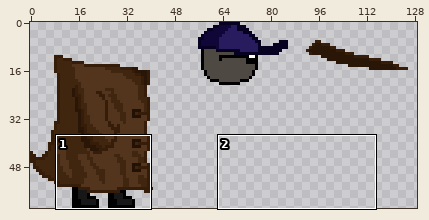
Sprite sheet -- Assets/Sprites/MC sprites.png. The picture above shows the old version from afar; the outline marks the close-up.
Close-up. Old version:
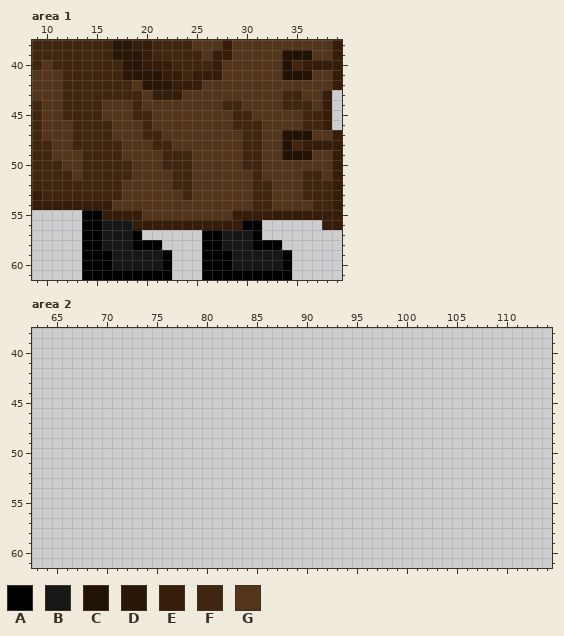
The file is 129x62 pixels. Shown: area 1: x 9..39, y 38..61; area 2: x 63..114, y 38..61.
Palette (. is transparent): A #000000  B #171717  C #221205  D #291606  E #351d0a  F #40250f  G #53341c
Pixels before, area 1, first column x 9:
38 FFFFFFFFDDEEFFFFGGGEGGGGGGGGGGE
39 FFFFFFFFDDDEFFFFFGEEGGGGGCCCGGE
40 FGFFFFFFFDDEEEFFFFEGGGGGGCFEEEE
41 GGGFFFFFFDDDDEEFEEEGGGGGGCCCGGE
42 GGGFFFFFFFGDDDEEEGGGGGGGGGGGGGE
43 GGGFFFFFFFFGEEEGGGGGGGGGGFFGGE.
44 FGGFFFFGGGFGGGGGGGGFFGGGGFFFGE.
45 FGGFFFFGGGFFGGGGGGGGFFGGGGGFFE.
46 FGGGFFFFGGGFGGGGGGGGFFFGGGGFFE.
47 FGGGFFFFGGGFFGGGGGGGGFFGGCCCGGE
48 FFGGFFFFFGGGFFGGGGGGGFFGGCFEEEE
49 FFGGGFFFFGGGGFFFGGGGGFFGGCCCGGE
50 FFFGGFFFFFGGGFFFGGGGGFFGGGGGGGE
51 FFFFGFFFFFGGGGFFGGGGGGFGGGGFFGE
52 FFFFFFFFFGGGGGFFGGGGGGFFGGGFFFE
53 EFFFFFFFFGGGGGGFGGGGGGFFGGGFFFE
54 EEEEEEEEGGGGGGGGGGGGGGFFGGGGFFE
55 .....AAEEEEGGGGGGGGGEEEEEEEEEEE
56 .....AABBBEEEEEEEEEEEAA......EE
57 .....AABBBA......AABBBA........
58 .....AABBBAAA....AABBBAAA......
59 .....AAABBBBBA...AAABBBBBA.....
60 .....AAABBBBBA...AAABBBBBA.....
61 .....AAAAAAAAA...AAAAAAAAA.....
Once edited:
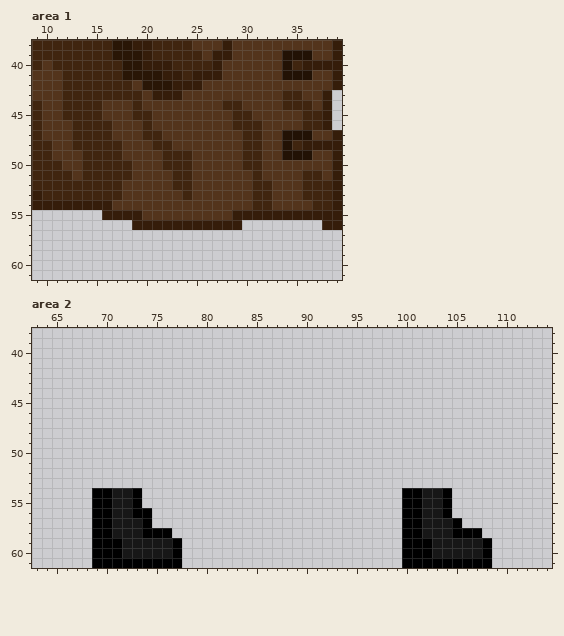
Changes in this commit:
Changed rows in their new state; - is an unchanged pixel.
Area 1:
first column x 14:
55 ..-------------------
56 .....-----------..---
57 ......------......---
58 ........----........-
59 .........---.........
60 .........---.........
61 .........---.........
Area 2:
first column x 69:
54 AABBA--------------------------AABBA----
55 AABBA--------------------------AABBA----
56 AABBAA-------------------------AABBA----
57 AABBBA-------------------------AABBBA---
58 AABBBAAA-----------------------AABBBAAA-
59 AAABBBBBA----------------------AAABBBBBA
60 AAABBBBBA----------------------AAABBBBBA
61 AAAAAAAAA----------------------AAAAAAAAA
